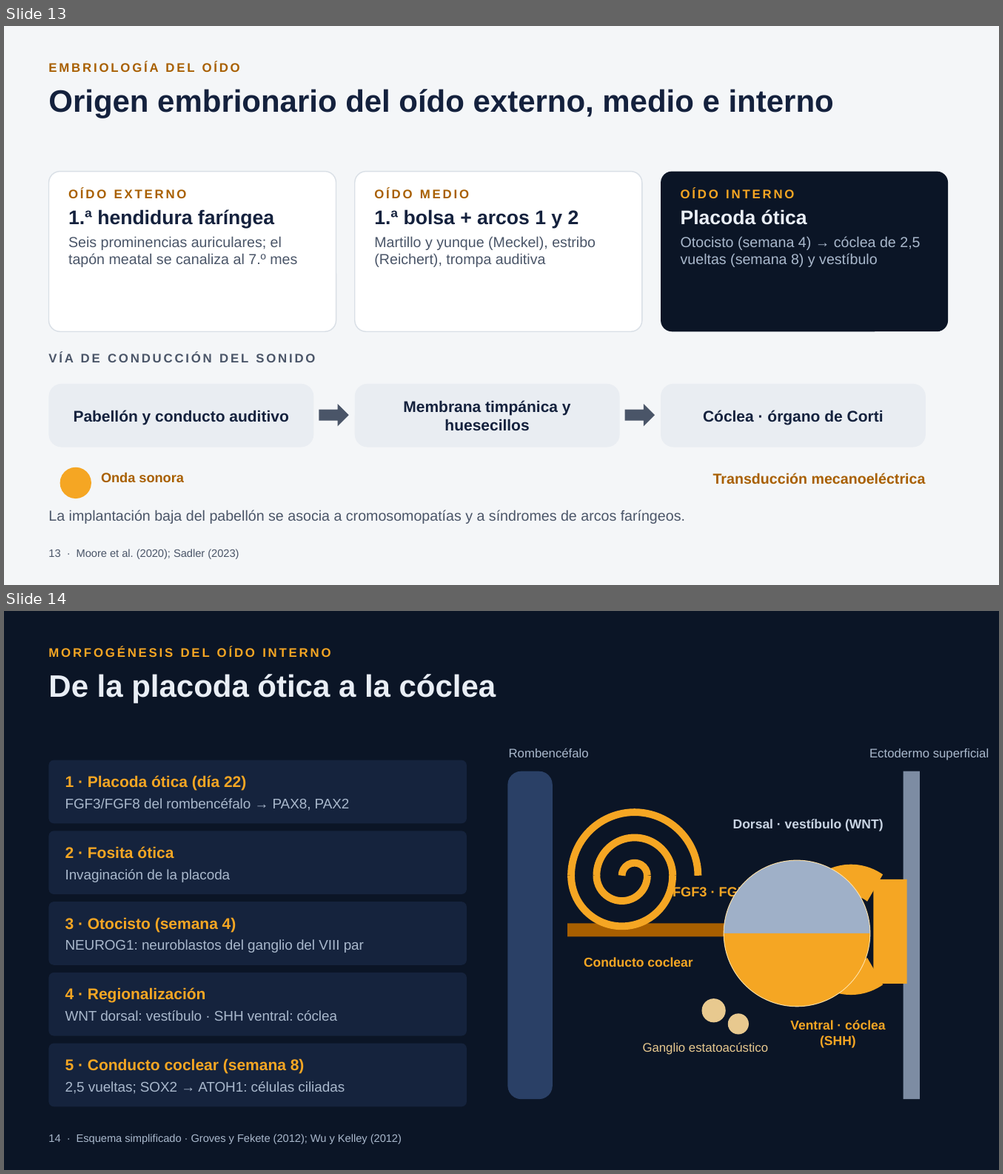
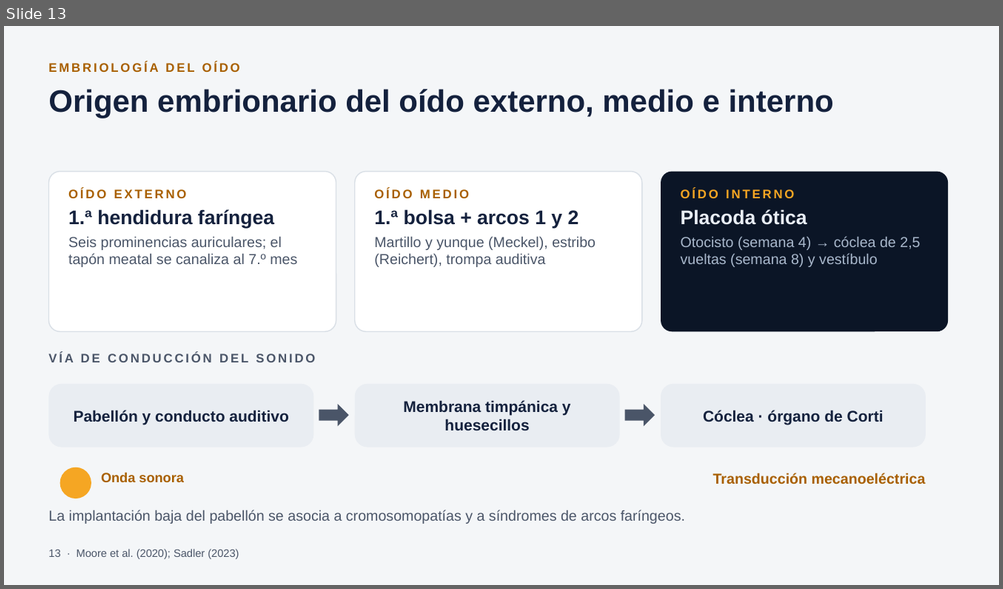
Before and after one commit to denisjara/denisjara, a slide deck: monografia-vision-audicion/Presentacion_Vision_Audicion.pptx. Shown one above the other, each under a label of ours: slides 13 and 14 before the commit, slide 13 after it. The pictures are 1003x1174 and 1003x589 pixels, drawn with LibreOffice and Linux fonts; fonts in the diff are those of the drawing. Boxes give left, top, right and bottom in pixels: in the first picture for what was removed or moved away, otherwise in the second. Text is boxed around its words. In the diff, an @@ line names an element or a change of style, - is before the commit and + after.

```diff
--- a/monografia-vision-audicion/Presentacion_Vision_Audicion.pptx
+++ b/monografia-vision-audicion/Presentacion_Vision_Audicion.pptx
@@ slide 14 removed at bbox=[4, 611, 999, 1170], background #0B1526 @@
@@ text removed at bbox=[48, 647, 330, 657] @@
-MORFOGÉNESIS DEL OÍDO INTERNO
@@ text removed at bbox=[48, 674, 496, 703] @@
-De la placoda ótica a la cóclea
@@ rounded rectangle removed at bbox=[48, 760, 466, 823] @@
-1 · Placoda ótica (día 22)
-FGF3/FGF8 del rombencéfalo → PAX8, PAX2
@@ text removed at bbox=[509, 748, 589, 758] @@
-Rombencéfalo
@@ text removed at bbox=[869, 749, 988, 760] @@
-Ectodermo superficial
@@ rounded rectangle removed at bbox=[508, 772, 552, 1099] @@
@@ rectangle removed at bbox=[903, 772, 919, 1099] @@
@@ rounded rectangle removed at bbox=[48, 831, 466, 894] @@
-2 · Fosita ótica
-Invaginación de la placoda
@@ arc (boxed as its full ellipse) removed at bbox=[571, 825, 672, 926] @@
@@ arc (boxed as its full ellipse) removed at bbox=[571, 812, 698, 940] @@
@@ text removed at bbox=[733, 819, 882, 832] @@
-Dorsal · vestíbulo (WNT)
@@ arc (boxed as its full ellipse) removed at bbox=[597, 851, 647, 901] @@
@@ arc (boxed as its full ellipse) removed at bbox=[597, 838, 672, 914] @@
@@ arc (boxed as its full ellipse) removed at bbox=[622, 863, 647, 889] @@
@@ ellipse removed at bbox=[724, 861, 870, 1006] @@
@@ pie slice (boxed as its full ellipse) removed at bbox=[724, 861, 870, 1006] @@
@@ pie slice (boxed as its full ellipse) removed at bbox=[724, 861, 870, 1006] @@
@@ arch (boxed as its full ring) removed at bbox=[791, 865, 910, 995] @@
@@ text removed at bbox=[672, 886, 753, 900] @@
-FGF3 · FGF8
@@ rectangle removed at bbox=[874, 880, 907, 984] @@
@@ rounded rectangle removed at bbox=[48, 902, 466, 965] @@
-3 · Otocisto (semana 4)
-NEUROG1: neuroblastos del ganglio del VIII par
@@ right arrow removed at bbox=[567, 917, 858, 944] @@
@@ text removed at bbox=[583, 957, 692, 967] @@
-Conducto coclear
@@ rounded rectangle removed at bbox=[48, 973, 466, 1037] @@
-4 · Regionalización
-WNT dorsal: vestíbulo · SHH ventral: cóclea
@@ ellipse removed at bbox=[702, 999, 726, 1023] @@
@@ ellipse removed at bbox=[728, 1014, 748, 1035] @@
@@ text removed at bbox=[790, 1020, 885, 1048] @@
-Ventral · cóclea (SHH)
@@ rounded rectangle removed at bbox=[48, 1044, 466, 1107] @@
-5 · Conducto coclear (semana 8)
-2,5 vueltas; SOX2 → ATOH1: células ciliadas
@@ text removed at bbox=[643, 1042, 768, 1055] @@
-Ganglio estatoacústico
@@ text removed at bbox=[48, 1134, 401, 1145] @@
-14 · Esquema simplificado · Groves y Fekete (2012); Wu y Kelley (2012)
```
Also in this commit, not shown: 14 slides changed, 3 slides added, 1 other slide removed, 3 other files.
